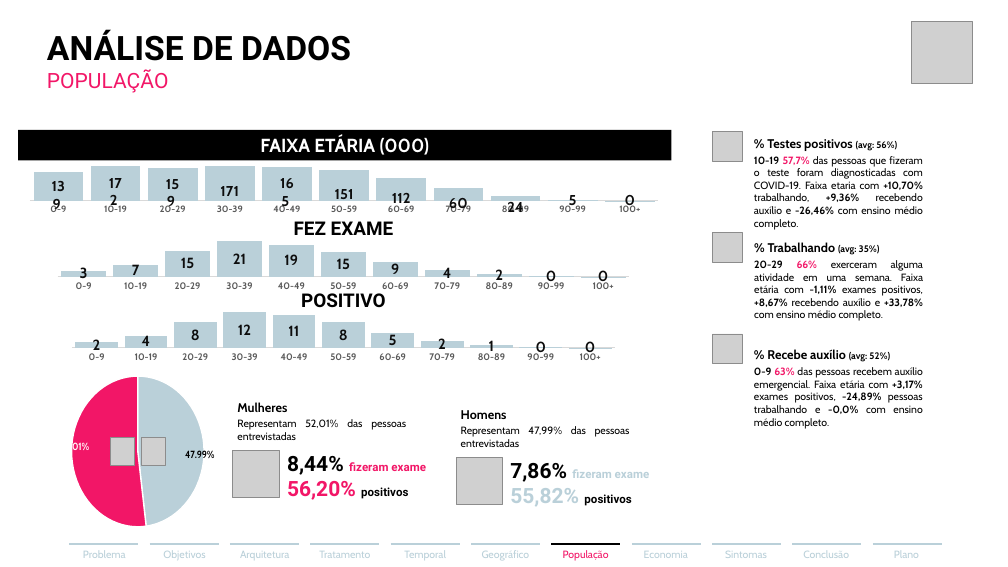
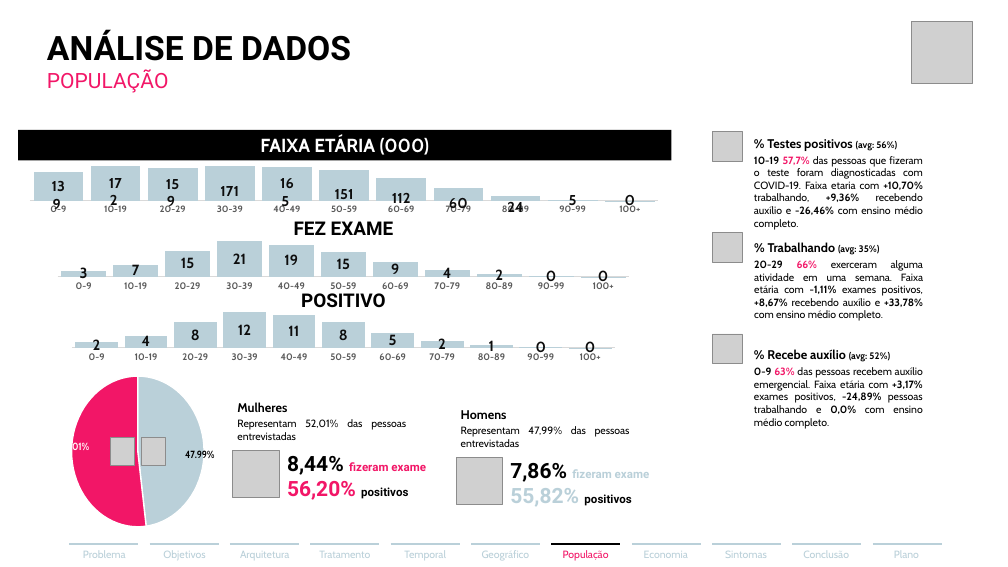
Before and after one commit to luishrufino/bigdata_covid, a slide deck: slide 8 of Relatório de Resultados.pptx. Drawn at 1008x567 pixels with LibreOffice and Linux fonts; fonts in the diff are those of the drawing; grey boxes stand for pictures. Boxes give left, top, right and bottom in pixels: in the first picture for what was removed or moved away, otherwise in the second. Text is boxed around its words. In the diff, an @@ line names an element or a change of style, - is before the commit and + after.

```diff
--- a/Relatório de Resultados.pptx
+++ b/Relatório de Resultados.pptx
@@ text at box(754, 367, 923, 429): text changed @@
-0-9 63% das pessoas recebem auxílio emergencial. Faixa etária com +3,17% exames positivos, -24,89% pessoas trabalhando e -0,0% com ensino médio completo.
+0-9 63% das pessoas recebem auxílio emergencial. Faixa etária com +3,17% exames positivos, -24,89% pessoas trabalhando e 0,0% com ensino médio completo.
```
Also in this commit, not shown: 2 other slides changed, 4 other files.
